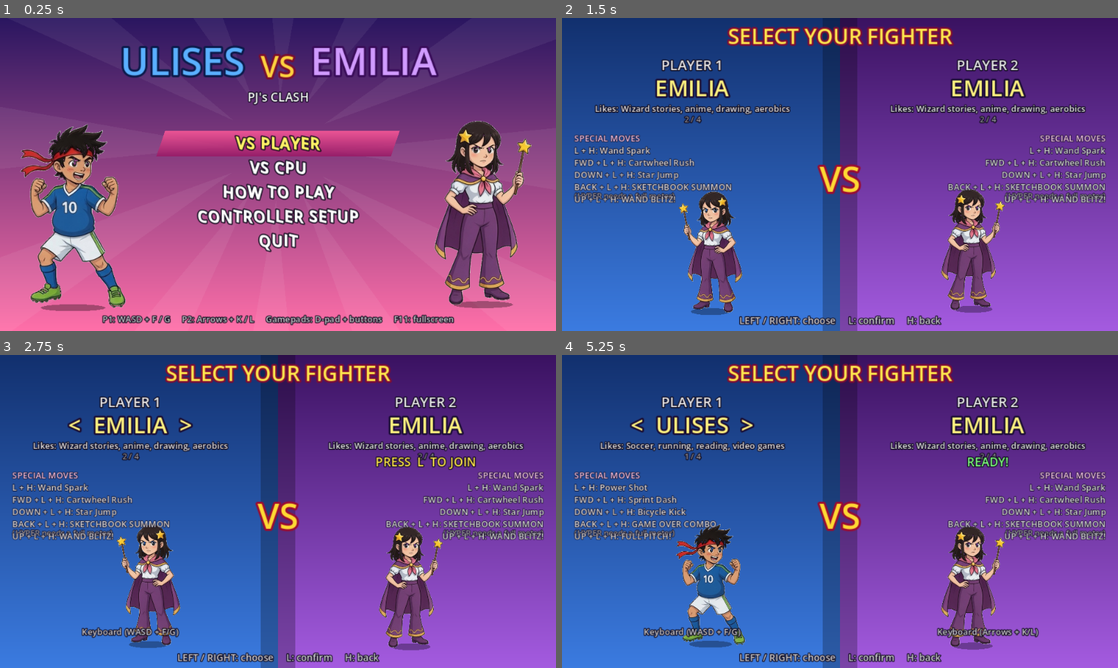
Above: before the commit, frames 1-4 (two rows, left to right).
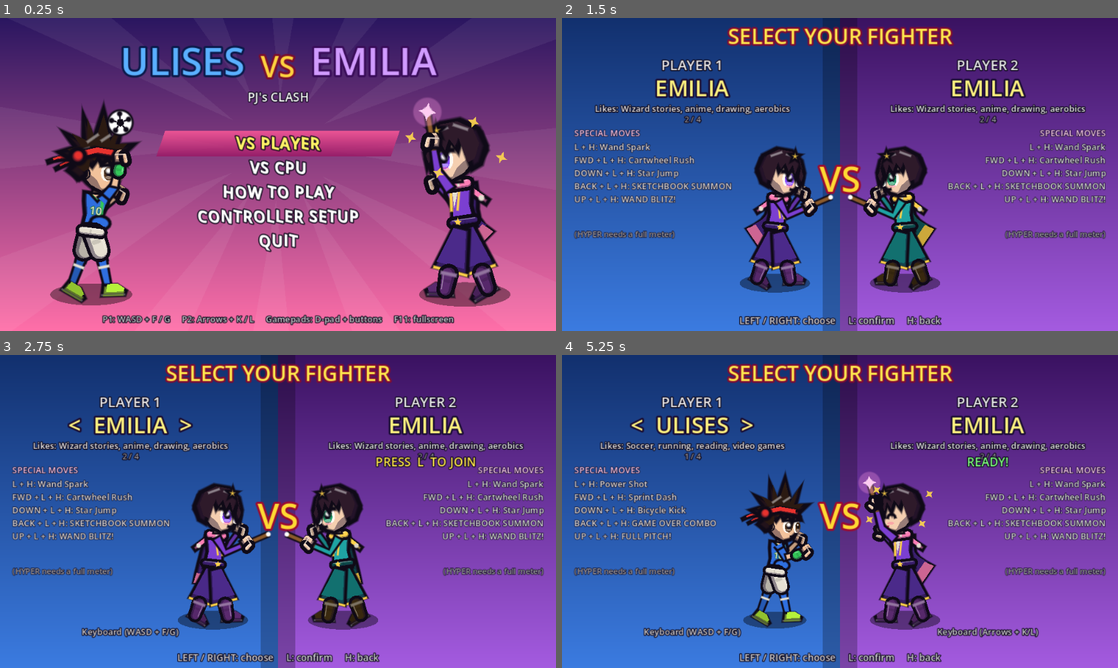
Above: after the commit, the same moments.

Repository: timoteoponce/fighting-game
Game: Godot game, scene res://scenes/main.tscn
Two runs of this game, one before a commit and one after it. Both use one fixed random seed, a clock stepped at 60 frames per second and the inputs below.
Inputs:
- Up to frame 1 (0.25 s): no input
- Up to frame 2 (1.5 s): tap Enter at 0.5 s; hold D 0.53-1.28 s; tap F at 0.6 s; hold S from 1.28 s (still down); tap G at 1.35 s
- Up to frame 3 (2.75 s): release S at 2.03 s; hold D from 2.03 s (still down); tap 1 at 2.1 s
- Up to frame 4 (5.25 s): release D at 2.78 s; hold W 2.78-3.53 s; tap one key every 0.75 s from 2.85 s: K L Enter Backspace; hold A 3.53-5.03 s; hold S from 5.03 s (still down)

The runs differ from the first frame. In frame 1, 16% of the frame differs, in the area x 3-96%, y 25-94%; in frame 2, 18%, in the area x 2-98%, y 35-95%; in frame 3, 18%; in frame 4, 17%.

Commit message:
The pixel look is back: a 320x180 buffer, no post-FX, live menu fighters
The high-res pass had taken the chunky KOF-era look away, so this puts it
back. Three constants do most of it:

- Fight.BUFFER_SIZE is 320x180 again with PIXEL = 0.5, so the arena draws at
  low res and scales up by an exact integer factor.
- Fight.world.msaa_2d is MSAA_DISABLED. Anti-aliasing softens exactly the
  pixels this look is built on.
- FighterRenderer.INK is 2.4 again. At 320x180 anything thinner vanishes.

The post-FX pass had to go with it. shaders/post_fx.gdshader sampled the
screen with linear filtering — its own comment said "so the bloom stays
smooth" — which undid the pixels at any resolution, so a 320x180 buffer behind
it came back out soft. That removes the bloom halo, the chromatic-aberration
shake cue, the full-screen impact frame and the vignette.

What does not depend on the shader still works: Fight.flash is a frame count
the HUD draws as a plain white rect, so the super punch survives, and so do
the victim's own white-out, camera shake, the ink hit sparks, the comic words
and the slow-motion catch on a super's finishing hit. Fight.impact, post_mat
and the two HYPER_*_IMPACT constants only existed to feed the shader and are
gone; _test_hyper_landing now watches flash, slowmo and the camera push.

The title and character-select screens draw live FighterRenderers again, the
way they did before the painted portraits landed. That made art/portraits/ and
scripts/ui/portrait.gd dead — the HUD had always drawn live renderers, not the
paintings — so they are deleted and the game now has no image files at all.

The off-white "white" colour key stays even though there is no bloom: at
INK 2.4 a true white fill swallows its own outline, so the shirt number and
sock cuffs read as gaps. The comments now say that instead of citing a
luminance threshold.

AGENTS.md marks PIXEL, msaa_2d and INK as load-bearing, and says a post-FX
pass must not come back without resampling nearest-neighbour.

Import clean, FAILURES: 0, --balance run twice (ulises vs emilia reported
2-8 then 8-2 on identical code, which is the documented CpuInput noise).

Diff:
--- a/characters/charlie.gd
+++ b/characters/charlie.gd
@@ -22,9 +22,9 @@
 		"sleeve": Color("e6d163"), "forearm": Color("e6d163"), "hands": Color("e6d163"),
 		"pants": Color("7a3fbf"), "legs": Color("e6d163"), "shoes": Color("e8453a"),
 		"eyes": Color("4f7a2a"), "accent": Color("ffb400"), "trim": Color("ffb400"),
-		# "white" is a warm off-white, not Color.WHITE: the post-FX shader blooms
-		# anything above luminance 0.90, and his snaggletooth was fff8cc at 0.961,
-		# so one tooth glowed and lost its ink edge.
+		# "white" is a warm off-white, not Color.WHITE: against the thick ink at
+		# 320x180 a true white fill loses its own outline, and his snaggletooth
+		# was fff8cc, so one tooth read as a gap rather than a tooth.
 		"white": Color("e6e0d2"),
 	}
 	alt_colors = colors.duplicate()
@@ -285,8 +285,8 @@
 # slipper. What is drawn here is what is specific to him — the jug-handle ears,
 # the eye bags, the unibrow, the lumpy nose, the snaggletooth and the tears.
 # The tooth is the off-white `"white"` key rather than a true white: the post-FX
-# shader blooms anything above luminance 0.90, so a real white tooth glowed and
-# lost its ink edge.
+# against thick ink a real white tooth loses its outline, so the tooth is the
+# off-white key.
 
 
 func update_chains(r: FighterRenderer, s: Dictionary) -> void:
--- a/characters/emilia.gd
+++ b/characters/emilia.gd
@@ -11,11 +11,11 @@
 	gag_items = ["pencil", "star", "note"]
 	taunt_lines = ["ABRACADABRA!", "SPARKLE!", "DRAW THIS!"]
 	hurt_lines = ["EEK!", "MY PENCIL!", "RUDE!"]
-	# "white" is a warm off-white, not Color.WHITE. shaders/post_fx.gdshader blooms
-	# anything above luminance 0.90, so a true white fill blooms, glows and loses
-	# its ink edge. The old blouse was fff4fa at 0.972, a large fill, and it read
-	# as a glowing hole in her chest. The wand tip keeps pure white on purpose:
-	# it is a magic spark and should sparkle, like a catchlight.
+	# "white" is a warm off-white, not Color.WHITE. Against the thick ink at
+	# 320x180 a true white fill dissolves its own outline and the shape reads as
+	# a hole rather than as fabric. The old blouse was fff4fa, a large fill, and
+	# it had exactly that problem. The wand tip keeps pure white on purpose: it
+	# is a magic spark and should sparkle, like a catchlight.
 	colors = {
 		"skin": Color("f5cfb0"), "hair": Color("2e1a2a"), "shirt": Color("7b3fd1"), "sleeve": Color("7b3fd1"),
 		"forearm": Color("7b3fd1"), "hands": Color("f5cfb0"), "pants": Color("4b2a8a"), "legs": Color("4b2a8a"),
@@ -210,8 +210,8 @@
 # slipper. What is drawn here is what is specific to her — the cape on its chain,
 # the robe lapels, the skirt flare, the boot cuffs, the star clip and the wand.
 # The blouse, the scarf beads and the scarf highlight are the off-white
-# `"white"` key rather than true white: the post-FX shader blooms anything above
-# luminance 0.90, so a real white fill glows and loses its ink edge. The wand tip
+# `"white"` key rather than true white: against thick ink a real white fill loses
+# its own outline. The wand tip
 # keeps pure white on purpose — it is a magic spark and should sparkle, like a
 # catchlight.
 
--- a/characters/ulises.gd
+++ b/characters/ulises.gd
@@ -11,11 +11,10 @@
 	gag_items = ["ball", "tooth", "star"]
 	taunt_lines = ["TOO SLOW!", "GOOOAL!", "NICE TRY!"]
 	hurt_lines = ["OOF!", "MY BALL!", "HEY!"]
-	# "white" is a warm off-white, not Color.WHITE. shaders/post_fx.gdshader blooms
-	# anything above luminance 0.90, so a true white fill blooms, glows and loses
-	# its ink edge — the eyes, the shirt number and the sock cuffs all read as
-	# washed-out blobs. Everything that needs to look like white fabric or a
-	# sclera uses this instead.
+	# "white" is a warm off-white, not Color.WHITE. Against the thick ink at
+	# 320x180 a true white fill dissolves its own outline, so the shirt number and
+	# the sock cuffs read as washed-out gaps. Everything that needs to look like
+	# white fabric or a sclera uses this instead.
 	colors = {
 		"skin": Color("f2c29b"), "hair": Color("2b1a12"), "shirt": Color("2f6fe0"), "sleeve": Color("2f6fe0"),
 		"forearm": Color("f2c29b"), "hands": Color("f2c29b"), "pants": Color("f2c29b"), "shorts": Color("e6e0d2"),
@@ -23,8 +22,8 @@
 		"band": Color("e8322e"), "white": Color("e6e0d2"),
 	}
 	# P2's kit is the red one with white trim. The trim and the shorts were true
-	# white before the post-FX shader landed; at luminance 0.96 they bloomed and
-	# lost their ink edge, so they are the off-white `"white"` key now.
+	# white once; against the thick ink at 320x180 they lost their own outline, so
+	# they are the off-white `"white"` key now.
 	alt_colors = colors.duplicate()
 	alt_colors.merge({"shirt": Color("e0402f"), "sleeve": Color("e0402f"), "accent": Color("e6e0d2"), "legs": Color("e0402f"),
 		"shoes": Color("ffd23f"), "band": Color("2f6fe0"), "shorts": Color("2a2a38"), "white": Color("e6e0d2")}, true)
@@ -298,8 +297,7 @@
 # slipper. What is drawn here is what is specific to him — the headband on its
 # chain, the jersey trim, the sock stripes, the spikes and the props he holds.
 # Every white is the off-white `"white"` colour key rather than `Color.WHITE`:
-# the post-FX shader blooms anything above luminance 0.90, so a true white fill
-# glows and loses its ink edge.
+# against the thick ink at 320x180 a true white fill loses its own outline.
 
 
 func update_chains(r: FighterRenderer, s: Dictionary) -> void:
--- a/scripts/fight/effects.gd
+++ b/scripts/fight/effects.gd
@@ -170,7 +170,7 @@
 		match kind:
 			"hit", "heavy", "super":
 				# A small halo only. The spikes themselves are ink, in `_draw_impact`,
-				# so bloom catches the core and does not fog the eyes.
+				# so the core stays a hard white dot instead of washing out.
 				var big: float = {"hit": 0.65, "heavy": 1.0, "super": 1.35}[kind] * ck
 				var col: Color = {"hit": Color(1, 0.85, 0.45), "heavy": Color(1, 0.7, 0.3), "super": Color(1, 0.55, 0.85)}[kind]
 				glow.draw_circle(p, 8.0 * big * fade, Color(col, 0.45 * fade), true, -1.0, true)
--- a/scripts/fight/fight.gd
+++ b/scripts/fight/fight.gd
@@ -4,11 +4,10 @@
 
 const STAGE_W := 1000.0
 const ZOOM := 1.2
-## The world draws at full logical resolution (640x360) into a SubViewport that
-## is then upscaled to the window, so nothing is pixelated at source.
-## PIXEL = buffer size / logical screen size.
-const PIXEL := 1.0
-const BUFFER_SIZE := Vector2i(640, 360)
+## The world renders into a low-res buffer (KOF-98 style pixels), shown at an
+## exact integer scale. PIXEL = buffer size / logical 640x360 screen.
+const PIXEL := 0.5
+const BUFFER_SIZE := Vector2i(320, 180)
 const HALF_VIEW := 320.0 / ZOOM
 const BASE_CAM_Y := 342.0 - 180.0 / ZOOM  # ground sits near the bottom of the screen
 const WALL := 24.0
@@ -26,7 +25,6 @@
 var stage: Stage
 var effects: Effects
 var foreground: Foreground
-var post_mat: ShaderMaterial
 var camera: Camera2D
 var hud: Hud
 var debug_draw: Node2D
@@ -41,10 +39,6 @@
 ## How long the world stops for a hyper. The HUD reads this to work out how far
 ## through the cut-in animation it is.
 const HYPER_FREEZE := 56
-## Post-FX white mix for one of a hyper's running hits, and for its finishing hit.
-## The shader clamps at 0.8, so anything at or above that is a flat white frame.
-const HYPER_TICK_IMPACT := 0.16
-const HYPER_HIT_IMPACT := 0.62
 ## Frames of half-speed on the last hit of a super. `slowmo` skips every other
 ## sim frame, so this is about a sixth of a second.
 const HYPER_CATCH_SLOWMO := 20
@@ -56,10 +50,7 @@
 const KO_CAM_FRAMES := 80
 var slowmo := 0
 var shake := 0.0
-var flash := 0  # full-screen white flash frames
-## Impact-frame strength for the post-FX shader. Set hard on a heavy/special
-## connect and decays over a few frames, giving that 1-2 frame white punch.
-var impact := 0.0
+var flash := 0  # full-screen white flash frames, drawn as a flat rect by the HUD
 
 var round_num := 1
 var wins := [0, 0]
@@ -82,7 +73,8 @@
 	world = SubViewport.new()
 	world.size = BUFFER_SIZE
 	world.canvas_item_default_texture_filter = Viewport.DEFAULT_CANVAS_ITEM_TEXTURE_FILTER_NEAREST
-	world.msaa_2d = Viewport.MSAA_4X
+	# No MSAA: anti-aliasing softens the chunky pixels this look depends on.
+	world.msaa_2d = Viewport.MSAA_DISABLED
 	add_child(world)
 	var screen := TextureRect.new()
 	screen.texture = world.get_texture()
@@ -128,23 +120,12 @@
 	world.add_child(camera)
 	camera.make_current()
 	effects.cam = camera
-	# Post-FX: bloom, impact frame, chromatic aberration, vignette. Above the
-	# world, below the comic/HUD layers so it never touches the lettering.
-	var post := CanvasLayer.new()
-	post.layer = 10
-	add_child(post)
-	post_mat = ShaderMaterial.new()
-	post_mat.shader = load("res://shaders/post_fx.gdshader")
-	var post_rect := ColorRect.new()
-	post_rect.color = Color(1, 1, 1, 1)
-	post_rect.anchor_right = 1.0
-	post_rect.anchor_bottom = 1.0
-	post_rect.material = post_mat
-	post.add_child(post_rect)
 	# Comic words and speech bubbles: above the arena, below the HUD, and at
-	# screen resolution so the lettering stays crisp.
+	# screen resolution so the lettering stays crisp. There is no post-FX pass:
+	# a fullscreen bloom resamples the 320x180 buffer with linear filtering and
+	# softens exactly the pixels this look is built on.
 	var comic := CanvasLayer.new()
-	comic.layer = 20
+	comic.layer = 10
 	add_child(comic)
 	comic.add_child(effects.ink)
 	var layer := CanvasLayer.new()
@@ -213,14 +194,8 @@
 	effects.step()
 	banner_t += 1
 	shake = maxf(0.0, shake - 0.5)
-	impact = maxf(0.0, impact - 0.2)
 	if flash > 0:
 		flash -= 1
-	# Feed the post-FX shader. `flash` is a frame count, so normalise it.
-	if post_mat != null:
-		post_mat.set_shader_parameter("shake", shake)
-		post_mat.set_shader_parameter("impact", impact)
-		post_mat.set_shader_parameter("flash", clampf(float(flash) / 8.0, 0.0, 1.0))
 	camera.offset = Vector2(randf_range(-shake, shake), randf_range(-shake, shake))
 	debug_draw.queue_redraw()
 	if freeze > 0:
@@ -475,14 +450,6 @@
 	hitstop = maxi(hitstop, m.hitstop)
 	if heavy:
 		shake = maxf(shake, 3.0 + m.level + m.shake)
-		# The post-FX white mix tops out at 0.8. A level 3 asks for 1.1, so a hyper
-		# was pinning it there on all ten to fourteen of its hits and the whole super
-		# read as a washed-out smear. Now the running hits only breathe and the
-		# finishing hit is the one that punches.
-		if m.level == 3:
-			impact = maxf(impact, HYPER_HIT_IMPACT if last_hit else HYPER_TICK_IMPACT)
-		else:
-			impact = maxf(impact, 0.35 + 0.25 * m.level)
 	# The payoff beat: the last hit of a super slows the world down for a moment,
 	# so a dozen small hits resolve into one heavy landing.
 	if m.level == 3 and last_hit:
--- a/scripts/fighter/fighter_renderer.gd
+++ b/scripts/fighter/fighter_renderer.gd
@@ -20,8 +20,9 @@
 const ANKLE := 3.5
 const HEAD := 11.0
 const HEAD_SCALE := 1.45  # default head size; each character sets its own in `CharacterDef.head_scale`
-## Ink line weight around every limb and shape. Thinner at full resolution.
-const INK := 1.2
+## Ink line weight around every limb and shape. Thick lines are what make it
+## read as a cartoon rather than a painted figure at 320x180.
+const INK := 2.4
 
 const POSES := {
 	"idle": {"lean": 6, "head": 0, "arm_f": 30, "elb_f": 80, "arm_b": 45, "elb_b": 95,
--- a/scripts/ui/char_select.gd
+++ b/scripts/ui/char_select.gd
@@ -10,24 +10,29 @@
 var cpu_step := 0  # 0 = P1 picks, 1 = picks CPU fighter, 2 = difficulty
 var start_timer := -1.0
 var t := 0.0
-var defs: Array[CharacterDef] = [null, null]
+var chibis: Array[FighterRenderer] = []
 
 
 func _ready() -> void:
-	# The paintings are smooth illustration; the arena is drawn separately at
-	# full resolution, so linear filtering here only affects the portraits.
-	texture_filter = CanvasItem.TEXTURE_FILTER_LINEAR
-	_refresh()
+	for i in 2:
+		var r := FighterRenderer.new()
+		r.base_scale = 1.35
+		r.facing = 1 if i == 0 else -1
+		r.position = Vector2(245 if i == 0 else 395, 305)
+		add_child(r)
+		chibis.append(r)
+	_refresh_chibis()
 
 
 func _cpu() -> bool:
 	return GameState.mode == "cpu"
 
 
-func _refresh() -> void:
+func _refresh_chibis() -> void:
 	for i in 2:
 		var id: String = GameState.CHARACTERS[slots[i]["char"]]
-		defs[i] = GameState.make_character(id)
+		chibis[i].setup(GameState.make_character(id), i == 1 and slots[0]["char"] == slots[1]["char"])
+		chibis[i].base_scale = 1.35 * chibis[i].def.size
 
 
 func _process(delta: float) -> void:
@@ -38,6 +43,13 @@
 			_start_fight()
 	else:
 		_handle_input()
+	for i in 2:
+		var r := chibis[i]
+		r.t = t * 60.0
+		var ready: bool = slots[i]["ready"] or (_cpu() and i == 1 and cpu_step >= 2)
+		r.prop = r.def.win_prop if ready else ""
+		r.expr = "happy" if ready else "normal"
+		r.update_pose(r.def.pose("intro" if ready else "idle", {"lean": 6 + sin(t * 3.0 + i) * 2.0}), 0.15)
 	queue_redraw()
 
 
@@ -124,7 +136,7 @@
 	if d != 0:
 		slots[i]["char"] = posmod(slots[i]["char"] + d, n)
 		Sfx.play("select")
-		_refresh()
+		_refresh_chibis()
 
 
 func _slot_of(dev: int) -> int:
@@ -147,11 +159,6 @@
 	UI.text(self, Vector2(320, 30), "SELECT YOUR FIGHTER", 24, Color(1, 0.9, 0.3), HORIZONTAL_ALIGNMENT_CENTER, 8, Color(0.5, 0.05, 0.2))
 	UI.text(self, Vector2(320, 200), "VS", 40, Color(1, 0.85, 0.2), HORIZONTAL_ALIGNMENT_CENTER, 10, Color(0.6, 0.05, 0.2))
 	for i in 2:
-		var bob := sin(t * 2.4 + i) * 3.0
-		# Inset toward the middle so the headband and the wand stay off the move list.
-		var box := Rect2(64.0 if i == 0 else 366.0, 196.0 + bob, 214.0, 142.0)
-		if defs[i] != null:
-			Portrait.draw(self, defs[i].id, box, i == 1)
 		_draw_slot(i)
 	if start_timer >= 0.0:
 		UI.text(self, Vector2(320, 250), "GET READY!", 22, Color.WHITE)
@@ -161,7 +168,7 @@
 func _draw_slot(i: int) -> void:
 	var s: Dictionary = slots[i]
 	var cx := 150.0 if i == 0 else 490.0
-	var def := defs[i]
+	var def := chibis[i].def
 	var is_cpu := _cpu() and i == 1
 	var label := "PLAYER %d" % (i + 1) if not is_cpu else "CPU"
 	UI.text(self, Vector2(cx, 60), label, 16, Color(1, 1, 1, 0.9))
@@ -191,12 +198,12 @@
 		col = Color(0.5, 1, 0.5)
 	if status != "":
 		UI.text(self, Vector2(cx, 128), status, 14, col)
-	UI.text(self, Vector2(14.0 if i == 0 else 626.0, 208), "(HYPER needs a full meter)", 9, Color(1, 1, 1, 0.6), HORIZONTAL_ALIGNMENT_LEFT if i == 0 else HORIZONTAL_ALIGNMENT_RIGHT, 3)
+	UI.text(self, Vector2(14.0 if i == 0 else 626.0, 252), "(HYPER needs a full meter)", 9, Color(1, 1, 1, 0.6), HORIZONTAL_ALIGNMENT_LEFT if i == 0 else HORIZONTAL_ALIGNMENT_RIGHT, 3)
 	if s["dev"] != Controls.NONE and not is_cpu:
 		UI.text(self, Vector2(cx, 322), Controls.device_name(s["dev"]), 10, Color(1, 1, 1, 0.8))
-	UI.text(self, Vector2(14.0 if i == 0 else 626.0, 142), "SPECIAL MOVES", 10, Color(1, 0.8, 0.95), HORIZONTAL_ALIGNMENT_LEFT if i == 0 else HORIZONTAL_ALIGNMENT_RIGHT, 3)
+	UI.text(self, Vector2(14.0 if i == 0 else 626.0, 136), "SPECIAL MOVES", 10, Color(1, 0.8, 0.95), HORIZONTAL_ALIGNMENT_LEFT if i == 0 else HORIZONTAL_ALIGNMENT_RIGHT, 3)
 	for j in def.specials_text.size():
 		var row: Array = def.specials_text[j]
-		var y := 156.0 + j * 14.0
+		var y := 152.0 + j * 15.0
 		var x := 14.0 if i == 0 else 626.0
 		UI.text(self, Vector2(x, y), "%s: %s" % [row[0], row[1]], 10, Color(1, 1, 1, 0.85), HORIZONTAL_ALIGNMENT_LEFT if i == 0 else HORIZONTAL_ALIGNMENT_RIGHT, 3)
--- a/scripts/ui/portrait.gd
+++ /dev/null
@@ -1,41 +0,0 @@
-class_name Portrait
-extends RefCounted
-## The painted stance of a fighter, cropped from design/characters into
-## art/portraits/<id>.png by hand. Menus draw these. The fight still uses
-## FighterRenderer, which can move.
-
-
-static var _cache: Dictionary = {}
-
-
-static func texture(id: String) -> Texture2D:
-	if _cache.has(id):
-		return _cache[id]
-	var path := "res://art/portraits/%s.png" % id
-	var tex: Texture2D = load(path) if ResourceLoader.exists(path) else null
-	_cache[id] = tex
-	return tex
-
-
-## Stands `id` inside `box`, feet on the bottom edge. `flip` turns them to face the other way.
-static func draw(ci: CanvasItem, id: String, box: Rect2, flip := false) -> void:
-	var tex := texture(id)
-	if tex == null:
-		return
-	var sz := tex.get_size()
-	var fit := minf(box.size.x / sz.x, box.size.y / sz.y)
-	var w := sz.x * fit
-	var h := sz.y * fit
-	var x := box.position.x + (box.size.x - w) * 0.5
-	var y := box.position.y + box.size.y - h
-	var shadow := Rect2(x + w * 0.2, y + h - 7.0, w * 0.6, 9.0)
-	ci.draw_set_transform(shadow.get_center(), 0.0, Vector2(shadow.size.x * 0.5, shadow.size.y * 0.45))
-	ci.draw_colored_polygon(FighterRenderer.ellipse_pts(Vector2.ZERO, 1.0, 1.0), Color(0, 0, 0, 0.32))
-	ci.draw_set_transform(Vector2.ZERO, 0.0, Vector2.ONE)
-	if flip:
-		ci.draw_set_transform(Vector2(x + w, y), 0.0, Vector2(-fit, fit))
-		ci.draw_texture(tex, Vector2.ZERO)
-	else:
-		ci.draw_set_transform(Vector2(x, y), 0.0, Vector2(fit, fit))
-		ci.draw_texture(tex, Vector2.ZERO)
-	ci.draw_set_transform(Vector2.ZERO, 0.0, Vector2.ONE)
--- a/scripts/ui/title_screen.gd
+++ b/scripts/ui/title_screen.gd
@@ -5,14 +5,30 @@
 
 var idx := 0
 var t := 0.0
+var chibis: Array[FighterRenderer] = []
 
 
 func _ready() -> void:
-	texture_filter = CanvasItem.TEXTURE_FILTER_LINEAR
+	# Live FighterRenderers, the same ones a match draws, so the title screen and
+	# the fight are the same art. They animate, which a portrait cannot.
+	for i in 2:
+		var r := FighterRenderer.new()
+		r.setup(GameState.make_character(GameState.CHARACTERS[i]))
+		r.base_scale = 1.75 * r.def.size
+		r.facing = 1 if i == 0 else -1
+		r.position = Vector2(105 if i == 0 else 535, 318)
+		add_child(r)
+		chibis.append(r)
 
 
 func _process(delta: float) -> void:
 	t += delta
+	for i in chibis.size():
+		var r := chibis[i]
+		r.t = t * 60.0
+		var intro := int(t * 0.4 + i * 0.5) % 2 == 0
+		r.prop = r.def.intro_prop if intro else ""
+		r.update_pose(r.def.pose("intro" if intro else "idle", {"lean": 6 + sin(t * 3.0 + i) * 3.0}), 0.1)
 	if Controls.any_just_pressed(Controls.UP) != Controls.NONE:
 		idx = posmod(idx - 1, ITEMS.size())
 		Sfx.play("select")
@@ -48,8 +64,6 @@
 		if i % 2 == 0:
 			draw_colored_polygon(PackedVector2Array([p1, p2, p3]), Color(1, 1, 1, 0.06))
 	var bob := sin(t * 2.5) * 3.0
-	Portrait.draw(self, "ulises", Rect2(6, 118 + bob, 156, 216), false)
-	Portrait.draw(self, "emilia", Rect2(478, 118 - bob, 156, 216), true)
 	UI.text(self, Vector2(210, 64 + bob), "ULISES", 44, Color("5ab0ff"), HORIZONTAL_ALIGNMENT_CENTER, 10, Color("0b1a4a"))
 	UI.text(self, Vector2(320, 70 - bob), "VS", 34, Color("ffd23f"), HORIZONTAL_ALIGNMENT_CENTER, 10, Color("7a1030"))
 	UI.text(self, Vector2(430, 64 + bob), "EMILIA", 44, Color("d19bff"), HORIZONTAL_ALIGNMENT_CENTER, 10, Color("3a0d5a"))
--- a/shaders/post_fx.gdshader
+++ /dev/null
@@ -1,60 +0,0 @@
-shader_type canvas_item;
-
-// Full-screen post-processing for the arena. Sits on a CanvasLayer above the
-// world TextureRect but below the comic/HUD layers, so it never touches the
-// lettering. Samples the already-composited screen with linear filtering even
-// though the world upscales with nearest-neighbour, so the bloom stays smooth.
-
-uniform sampler2D screen_tex : hint_screen_texture, filter_linear;
-uniform vec2 screen_size = vec2(640.0, 360.0);
-uniform float bloom_intensity = 0.55;
-// Skin tones sit at 0.80-0.88 luminance, so the threshold has to clear them or
-// the bloom bleeds a haze into the dark eye lines and the faces read wrong.
-// White spark cores and the hyper flash are 1.0, so they still bloom.
-uniform float bloom_threshold = 0.90;
-uniform float impact = 0.0;   // 1-2 frame white punch on heavy/special connects
-uniform float shake = 0.0;    // drives chromatic aberration
-uniform float flash = 0.0;    // white flash (hyper, special connects)
-uniform float vignette = 0.30;
-
-void fragment() {
-	vec2 uv = SCREEN_UV;
-
-	// Chromatic aberration, radial so it is strongest at the edges.
-	float ca = 0.0012 + shake * 0.004;
-	vec2 dir = (uv - vec2(0.5)) * ca;
-	vec3 col;
-	col.r = texture(screen_tex, uv + dir).r;
-	col.g = texture(screen_tex, uv).g;
-	col.b = texture(screen_tex, uv - dir).b;
-
-	// Bloom: bright-pass then a soft golden-angle spiral blur. Cheap at this
-	// resolution and enough to make the additive hit/projectile glow read.
-	vec3 bloom = vec3(0.0);
-	float wsum = 0.0;
-	for (int i = 0; i < 16; i++) {
-		float fi = float(i);
-		float ang = fi * 2.39996;
-		float rad = sqrt((fi + 0.5) / 16.0) * 4.0;
-		vec2 off = vec2(cos(ang), sin(ang)) * rad / screen_size;
-		vec3 s = texture(screen_tex, uv + off).rgb;
-		float lum = dot(s, vec3(0.299, 0.587, 0.114));
-		float w = smoothstep(bloom_threshold, 1.0, lum);
-		bloom += s * w;
-		wsum += w;
-	}
-	bloom /= max(wsum, 1.0);
-	col += bloom * bloom_intensity;
-
-	// Impact frame: a hard white push on heavy/special connects.
-	col = mix(col, vec3(1.0), clamp(impact, 0.0, 1.0) * 0.8);
-
-	// White flash (hyper, special connects).
-	col = mix(col, vec3(1.0), clamp(flash, 0.0, 1.0));
-
-	// Vignette, slightly above centre so the fighters stay bright.
-	float d = distance(uv, vec2(0.5, 0.45));
-	col *= 1.0 - vignette * smoothstep(0.32, 0.78, d);
-
-	COLOR = vec4(col, 1.0);
-}
--- a/tests/sim_test.gd
+++ b/tests/sim_test.gd
@@ -203,10 +203,10 @@
 
 
 ## A hyper used to land as ten to fourteen identical chip hits that each slammed
-## the post-FX white mix to its 0.8 ceiling, so the whole super read as a washed
-## out smear rather than one heavy blow. This drives a real hyper and watches the
-## screen effect per frame: the running hits should only breathe, and the
-## finishing hit should be the one that flashes, slows the world and punches.
+## the screen white, so the whole super read as a washed out smear rather than
+## one heavy blow. This drives a real hyper and watches the screen effect per
+## frame: the running hits should only breathe, and the finishing hit should be
+## the one that flashes, slows the world and pushes the camera in.
 func _test_hyper_landing() -> void:
 	print("[hyper landing]")
 	for id: String in GameState.CHARACTERS:
@@ -226,10 +226,6 @@
 		# the node, because the node is freed with the fight.
 		var hyper_m: MoveData = null
 		var hyper_final: MoveData = null
-		# Sampled *before* each step, because `impact` decays at the top of
-		# `_physics_process` — reading it afterwards would only ever show the
-		# decayed value and would miss the peak.
-		var peak := 0.0
 		var slowmo_seen := 0
 		var flash_seen := 0
 		var zoom_seen := 0.0
@@ -240,16 +236,11 @@
 						hyper_m = p.m
 						hyper_final = p.m_final
 						break
-			peak = maxf(peak, f.impact)
 			slowmo_seen = maxi(slowmo_seen, f.slowmo)
 			flash_seen = maxi(flash_seen, f.flash)
 			zoom_seen = maxf(zoom_seen, f.cam_z)
 			f._physics_process(1.0 / 60.0)
-		peak = maxf(peak, f.impact)
 		flash_seen = maxi(flash_seen, f.flash)
-		check(peak <= 0.7, "%s's hyper never pins the post-FX white mix (peak %.2f)" % [id, peak])
-		check(peak >= Fight.HYPER_HIT_IMPACT - 0.01,
-			"%s's hyper finishing hit still punches (peak %.2f)" % [id, peak])
 		check(slowmo_seen > 0, "%s's hyper slows the world down on the finishing hit" % id)
 		check(flash_seen > 0, "%s's hyper flashes the screen on the finishing hit" % id)
 		check(zoom_seen >= Fight.HYPER_ZOOM - 0.06,
Binary file removed: art/portraits/charlie.png
Binary file removed: art/portraits/emilia.png
Binary file removed: art/portraits/silvan.png
Binary file removed: art/portraits/ulises.png
Not shown, removed: scripts/ui/portrait.gd.uid
Not shown, removed: shaders/post_fx.gdshader.uid
Not shown, changed: AGENTS.md
Not shown, changed: README.md
